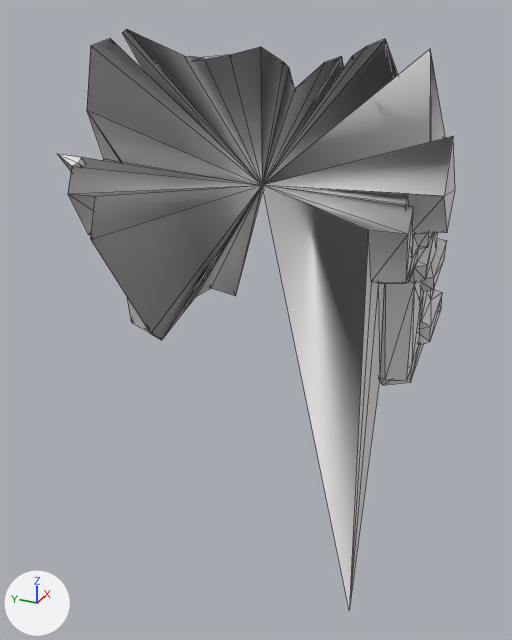
Two versions of the OBJ model src/main/resources/assets/kn8/meshes/haruichi/arm_right.obj, one commit apart.
Both versions are drawn from a camera (50 mm lens) standing at (-0.2, -0.17, 1.353) and looking at (0.255, 0.034, 1.125). Every picture has the same lights, and +X, +Y and +Z are marked at lower left. The first picture is the older version. Mesh edges are drawn as thin lines. Where no turn or scale is listed for an object, it has been applied to the vertices. Vertices at exactly the same position are counted once.

In view in the first picture: 'arm_right'.
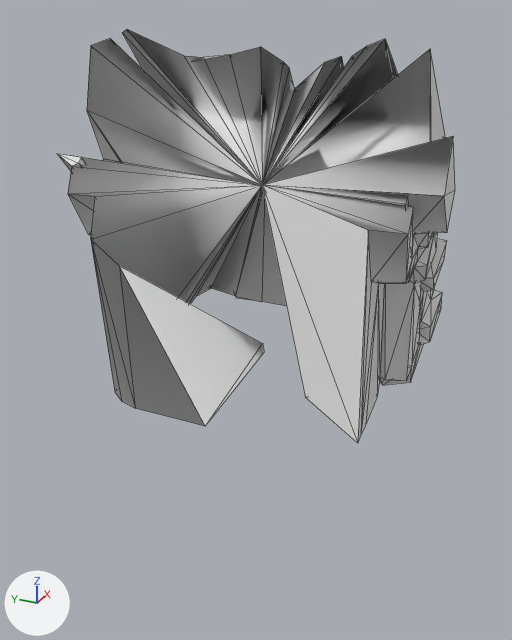
Where the change shows, as pixel boxes (x1, y1, x2, y2) in the pictures (512 x 640 px):
'arm_right', reshaped (29% shorter)
    before: (57, 29, 455, 609)
    after: (57, 29, 455, 443)
part 1 of me_arm_right, built on
    before: (163, 50, 431, 609)
    after: (91, 50, 431, 443)

Edits to the bpy script that builds the scene:
```text
Change me_arm_right:
    used by ob_arm_right; location = (0.0, 0.0, 0.0)
    remove me_arm_right.from_pydata(...)  # 266 vertices, 532 faces; spans x 0.179..0.338, y -0.105..0.167, z 0.913..1.333
    add me_arm_right.from_pydata(...)  # 281 vertices, 549 faces; spans x 0.174..0.338, y -0.105..0.167, z 1.071..1.333
    me_arm_right part 1
    1 vertex is removed from x 0.207, y -0.068, z 0.913
    10 faces are deleted
    16 vertices are added at x 0.174..0.338, y -0.067..0.126, z 1.071..1.187
    27 new faces join them
```
